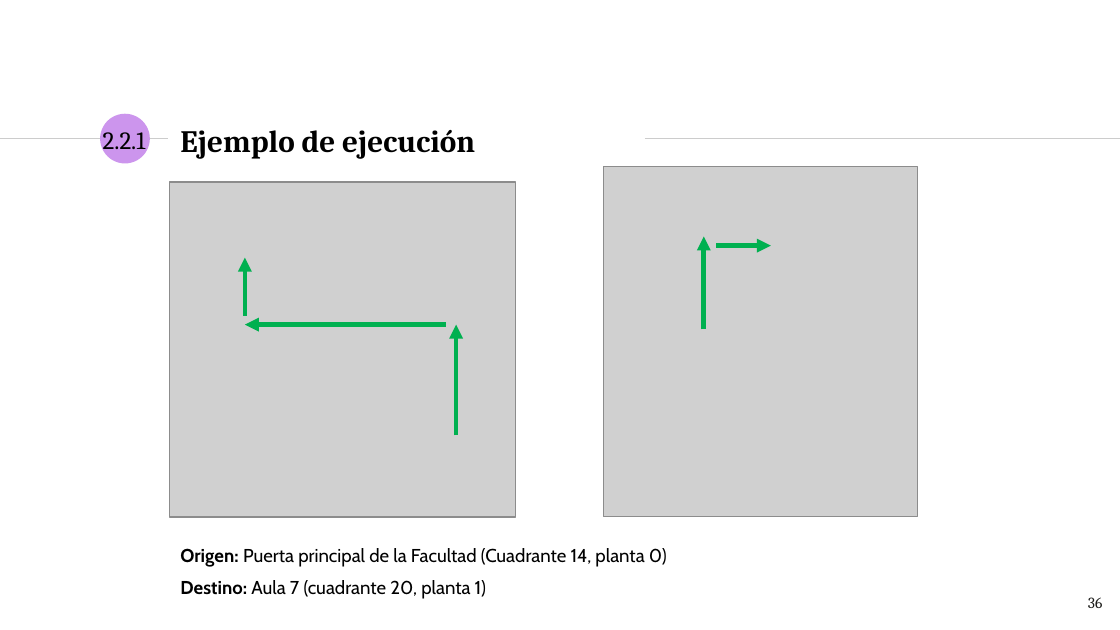
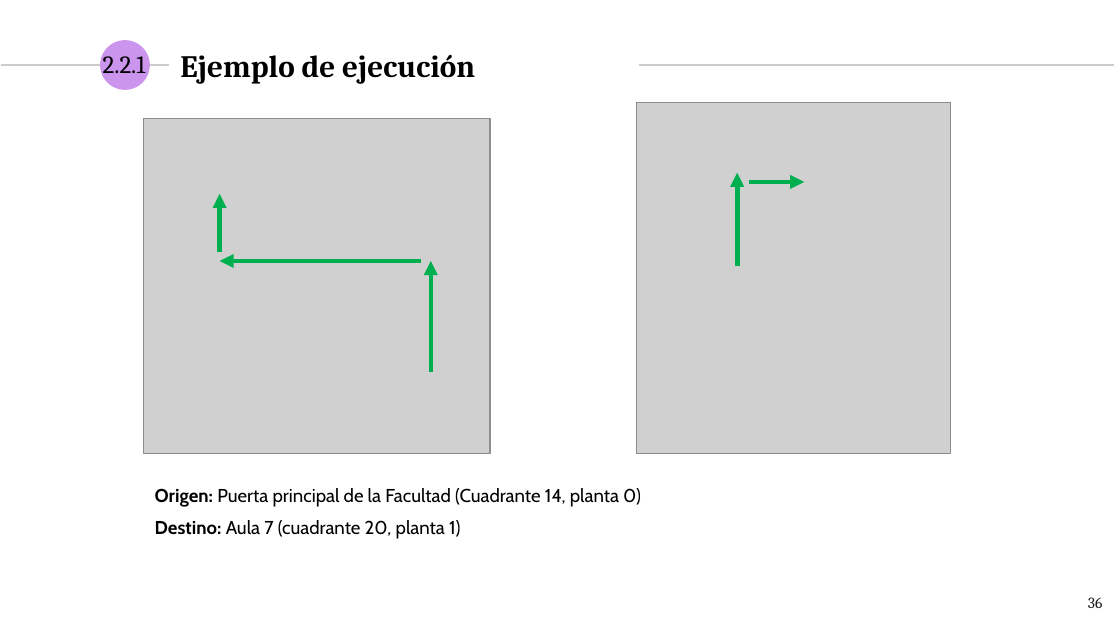
Before and after one commit to NILGroup/TFG-1920-DiscapacidadVisual, a slide deck: slide 36 of Defensa/Viola · SlidesCarnival_DiaposBelen.pptx. Drawn at 1120x630 pixels with LibreOffice and Linux fonts; fonts in the diff are those of the drawing; grey boxes stand for pictures. Boxes give left, top, right and bottom in pixels: in the first picture for what was removed or moved away, otherwise in the second. Text is boxed around its words. In the diff, an @@ line names an element or a change of style, - is before the commit and + after.

```diff
--- a/Defensa/Viola · SlidesCarnival_DiaposBelen.pptx
+++ b/Defensa/Viola · SlidesCarnival_DiaposBelen.pptx
@@ 1 title, 1 text, 1 ellipse, 1 line: place and size @@
-1 title, 1 text, 1 ellipse, 1 line at box(0, 114, 475, 164)
+1 title, 1 text, 1 ellipse, 1 line at box(1, 40, 475, 90)
@@ line moved from (645, 139) - (1120, 139) to (638, 65) - (1113, 65) @@
@@ picture: place and size @@
-picture at box(169, 181, 515, 516)
+picture at box(143, 119, 489, 454)
@@ picture: place and size @@
-picture at box(604, 167, 918, 517)
+picture at box(636, 103, 951, 454)
@@ arrow moved from (703, 329) - (703, 236) to (737, 265) - (737, 172) @@
@@ arrow moved from (716, 245) - (771, 245) to (749, 181) - (804, 181) @@
@@ 3 arrows: place and size @@
-3 arrows at box(245, 258, 456, 436)
+3 arrows at box(220, 194, 431, 372)
@@ text "Origen: Puerta principal de la ...": place and size @@
-text "Origen: Puerta principal de la ..." at box(180, 548, 667, 599)
+text "Origen: Puerta principal de la ..." at box(155, 488, 641, 539)
```
Also in this commit, not shown: 11 other slides changed, 2 slides added, 1 other file.
